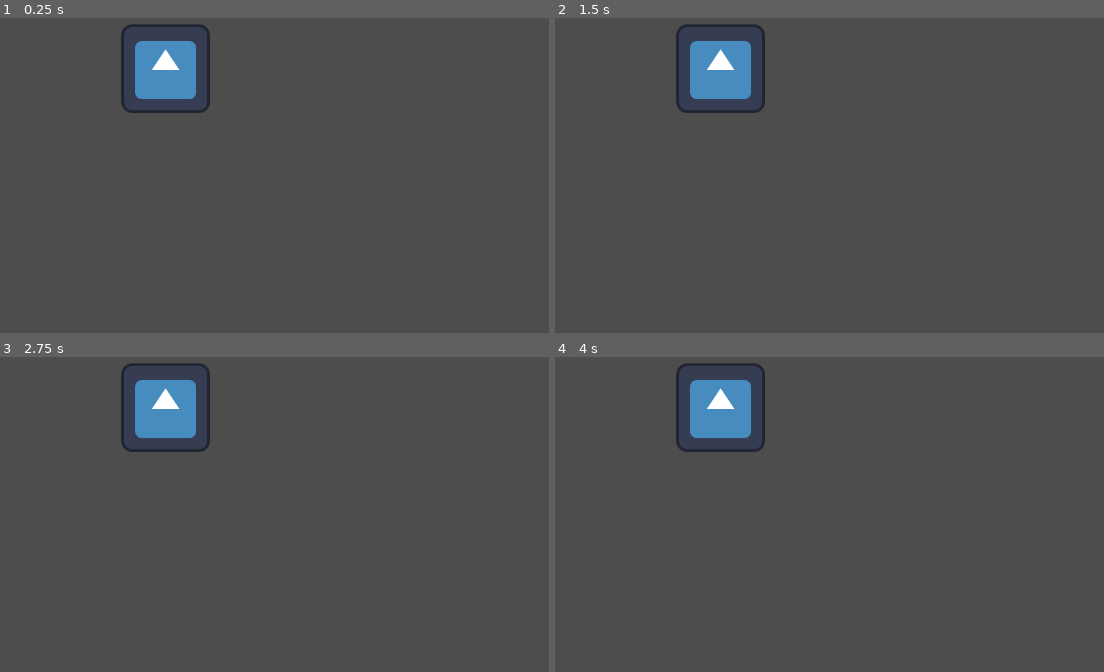
Above: before the commit, frames 1-4 (two rows, left to right).
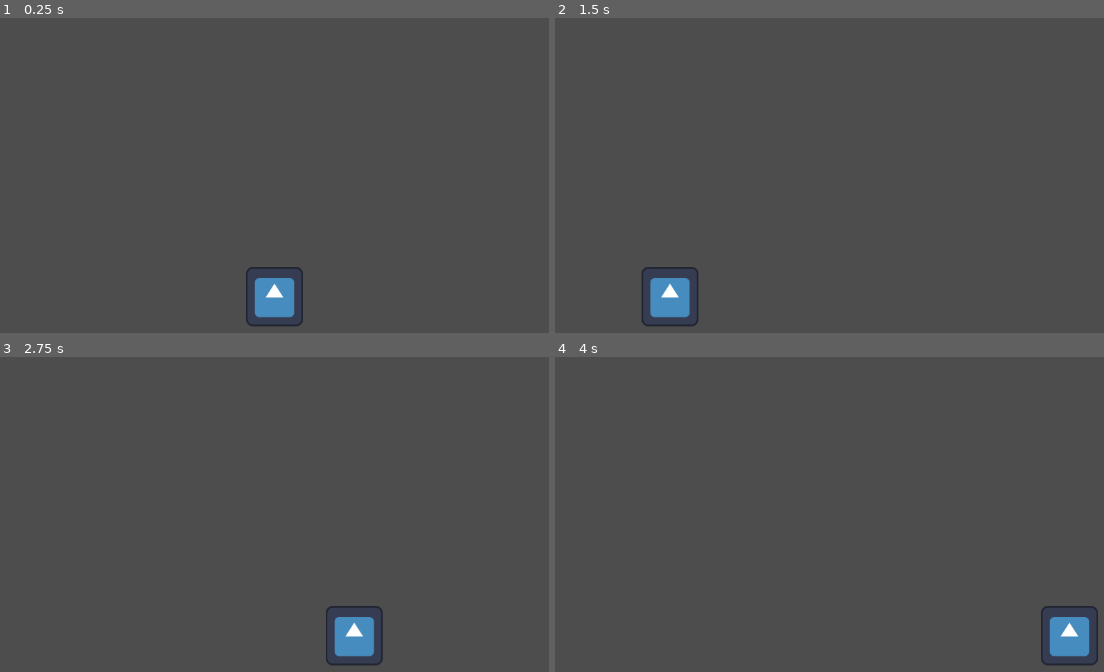
Above: after the commit, the same moments.

Repository: CEITRobotic/Tracking-eyes-Game
Game: Godot game, scene res://main_scene.tscn
Same seed, same stepped clock (60 frames per second), same inputs: the game is played once before the commit and once after it. The engine's default icon, where the game draws it, is replaced by a stand-in: a white triangle on a blue panel in a dark square.
Inputs (mouse positions are in pixels of both pictures, inside the frame that each line leads up to):
- Up to frame 1 (0.25 s): no input
- Up to frame 2 (1.5 s): tap Enter at 0.5 s; move the mouse to (1005, 93) at 0.52 s; tap Space at 1.25 s; move the mouse to (670, 137) at 1.27 s
- Up to frame 3 (2.75 s): tap Enter at 2 s; move the mouse to (outside the picture) at 2.02 s
- Up to frame 4 (4 s): tap Space at 2.75 s; move the mouse to (791, 546) at 2.77 s; tap Enter at 3.5 s; move the mouse to (1071, 523) at 3.52 s

The runs differ from the first frame. In frame 1, 3.8% of the frame differs, in the area x 22-56%, y 1-98%; in frame 2, 3.8%; in frame 3, 3.8%, in the area x 22-70%, y 1-98%; in frame 4, 3.8%.

Commit message:
make sprit move follow cursor and move only x axis way

Diff:
--- a/Avoid obstacles Game/Player/player.tscn
+++ b/Avoid obstacles Game/Player/player.tscn
@@ -1,14 +1,55 @@
-[gd_scene load_steps=3 format=3 uid="uid://dyh45cmwxukry"]
+[gd_scene load_steps=4 format=3 uid="uid://dyh45cmwxukry"]
 
 [ext_resource type="Texture2D" uid="uid://3nm2a6rsbaq3" path="res://icon.svg" id="1_f8e68"]
 
+[sub_resource type="CSharpScript" id="CSharpScript_iqcfn"]
+script/source = "using Godot;
+using System;
+
+public class Player : CharacterBody2D
+{
+	// Speed of the character
+	[Export]
+	public float speed = 200f;
+
+	public override void _Ready()
+	{
+		// Hide the mouse cursor (optional)
+		Input.SetMouseMode(Input.MouseMode.Hidden);
+	}
+
+	public override void _PhysicsProcess(float delta)
+	{
+		// Get the global mouse position
+		Vector2 mousePosition = GetGlobalMousePosition();
+
+		// Calculate the horizontal direction vector from the character to the mouse position
+		Vector2 direction = (mousePosition - GlobalPosition).Normalized();
+
+		// Only move in the horizontal direction
+		direction.y = 0;
+
+		// Move the character towards the mouse
+		MoveAndSlide(direction * speed);
+
+		// Optionally, you can rotate the character to face the mouse if needed
+		// Rotation = Mathf.Atan2(direction.y, direction.x);
+	}
+}
+"
+
 [sub_resource type="RectangleShape2D" id="RectangleShape2D_b0ql8"]
+size = Vector2(10.1026, 10.1026)
 
 [node name="Player" type="CharacterBody2D"]
+script = SubResource("CSharpScript_iqcfn")
 
 [node name="Sprite2D" type="Sprite2D" parent="."]
+position = Vector2(210, 101)
+scale = Vector2(0.5, 0.5)
 texture = ExtResource("1_f8e68")
 
 [node name="CollisionShape2D" type="CollisionShape2D" parent="."]
+position = Vector2(210, 101)
 scale = Vector2(6.335, 6.335)
 shape = SubResource("RectangleShape2D_b0ql8")
--- /dev/null
+++ b/Avoid obstacles Game/Sprite2D.gd
@@ -0,0 +1,18 @@
+extends Sprite2D
+
+func _physics_process(delta):
+	# Get the current mouse position
+	var mouse_pos = get_global_mouse_position()
+
+	# Get the viewport size
+	var viewport_size = get_viewport_rect().size
+
+	# Get the sprite's size
+	var sprite_size = self.texture.get_size()
+
+	# Calculate the new x position, ensuring it stays within the screen bounds
+	var new_x_position = clamp(mouse_pos.x, sprite_size.x / 2, viewport_size.x - sprite_size.x / 2)
+
+	# Set the sprite's position
+	position.x = new_x_position
+	position.y = viewport_size.y - sprite_size.y / 2
--- a/Avoid obstacles Game/main_scene.tscn
+++ b/Avoid obstacles Game/main_scene.tscn
@@ -1,8 +1,9 @@
 [gd_scene load_steps=2 format=3 uid="uid://cm6alw1sxte6c"]
 
-[ext_resource type="PackedScene" uid="uid://dyh45cmwxukry" path="res://Player/player.tscn" id="1_u7lus"]
+[ext_resource type="PackedScene" uid="uid://dtw6wal3vo1ny" path="res://sprite_2d.tscn" id="1_arr7j"]
 
-[node name="MainScene" type="Node2D"]
+[node name="Node" type="Node"]
 
-[node name="Player" parent="." instance=ExtResource("1_u7lus")]
-position = Vector2(419, 255)
+[node name="Sprite2D" parent="." instance=ExtResource("1_arr7j")]
+position = Vector2(564.75, 568)
+scale = Vector2(0.644531, 0.671875)
--- a/Avoid obstacles Game/project.godot
+++ b/Avoid obstacles Game/project.godot
@@ -12,7 +12,7 @@
 
 config/name="Avoid obstacles Game"
 run/main_scene="res://main_scene.tscn"
-config/features=PackedStringArray("4.2", "GL Compatibility")
+config/features=PackedStringArray("4.2", "C#", "GL Compatibility")
 config/icon="res://icon.svg"
 
 [dotnet]
--- /dev/null
+++ b/Avoid obstacles Game/sprite_2d.tscn
@@ -0,0 +1,16 @@
+[gd_scene load_steps=4 format=3 uid="uid://dtw6wal3vo1ny"]
+
+[ext_resource type="Texture2D" uid="uid://3nm2a6rsbaq3" path="res://icon.svg" id="1_16mxo"]
+[ext_resource type="Script" path="res://Sprite2D.gd" id="2_xsql6"]
+
+[sub_resource type="RectangleShape2D" id="RectangleShape2D_k8e3e"]
+size = Vector2(129, 127)
+
+[node name="Sprite2D" type="Sprite2D"]
+position = Vector2(509, 370)
+texture = ExtResource("1_16mxo")
+script = ExtResource("2_xsql6")
+
+[node name="CollisionShape2D" type="CollisionShape2D" parent="."]
+position = Vector2(0.5, 0.5)
+shape = SubResource("RectangleShape2D_k8e3e")
Not shown, added: Avoid obstacles Game/Avoid obstacles Game.csproj
Not shown, added: Avoid obstacles Game/Avoid obstacles Game.sln
